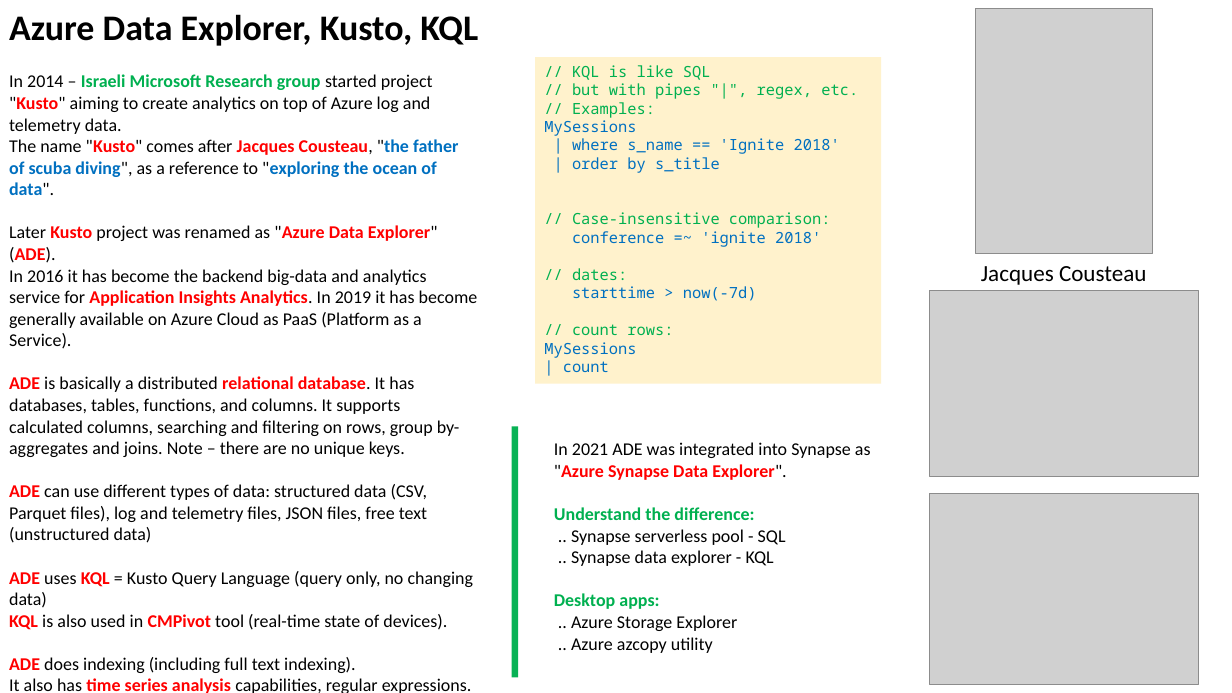
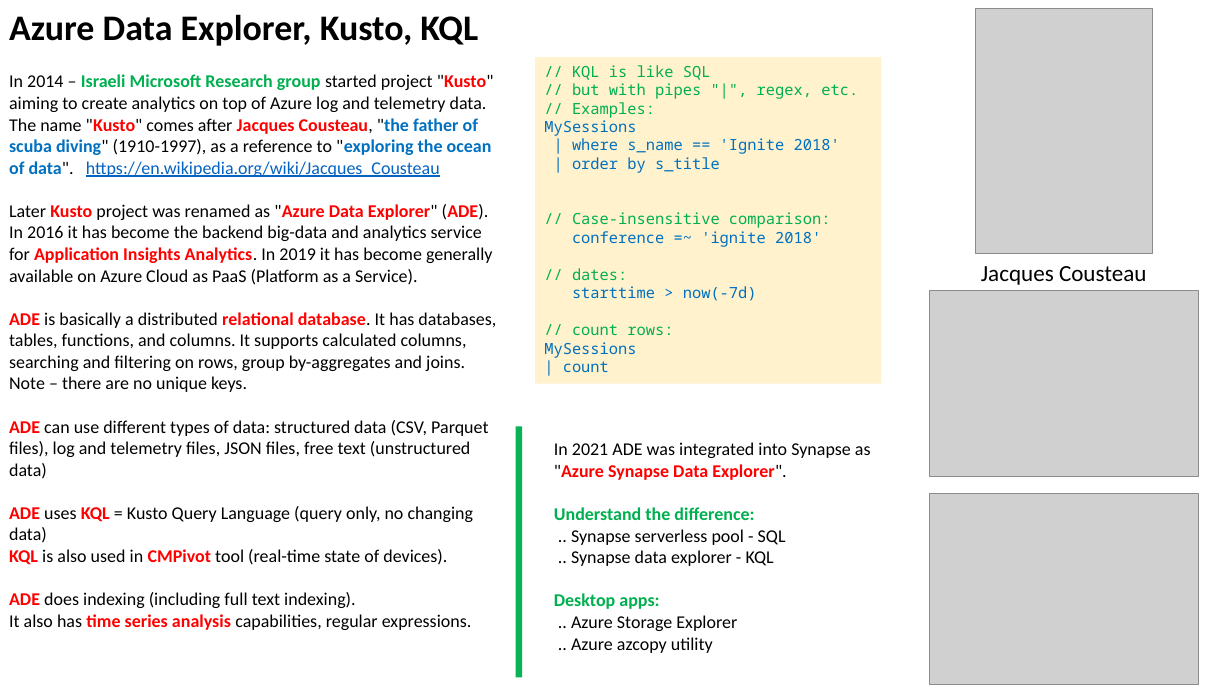
Before and after one commit to lselector/data_architect, a slide deck: slide 6 of DA_13_miscellaneous.pptx. Drawn at 1232x693 pixels with LibreOffice and Linux fonts; fonts in the diff are those of the drawing; grey boxes stand for pictures. Boxes give left, top, right and bottom in pixels: in the first picture for what was removed or moved away, otherwise in the second. Text is boxed around its words. In the diff, an @@ line names an element or a change of style, - is before the commit and + after.

```diff
--- a/DA_13_miscellaneous.pptx
+++ b/DA_13_miscellaneous.pptx
@@ text at [9,118,492,177]: text changed; text colour #0070C0 to #000000; bold off @@
-The name "Kusto" comes after Jacques Cousteau, "the father of scuba diving", as a reference to "exploring the ocean of data".
+The name "Kusto" comes after Jacques Cousteau, "the father of scuba diving" (1910-1997), as a reference to "exploring the ocean of data". https://en.wikipedia.org/wiki/Jacques_Cousteau
@@ line moved from (515, 677) - (515, 426) to (519, 677) - (519, 426) @@
```
Also in this commit, not shown: 1 slide added.
